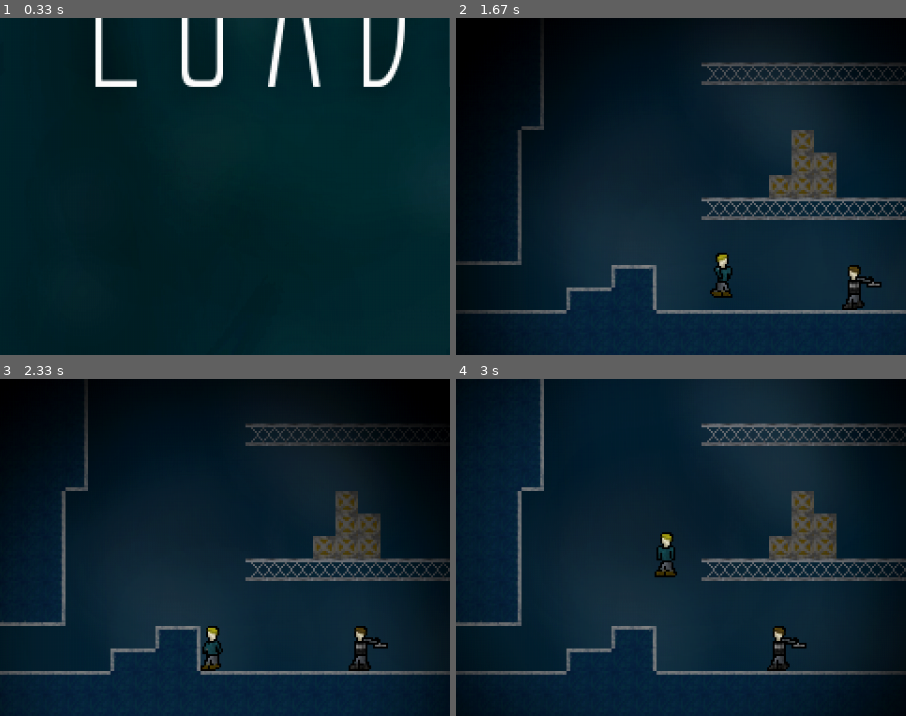
Above: before the commit, frames 1-4 (two rows, left to right).
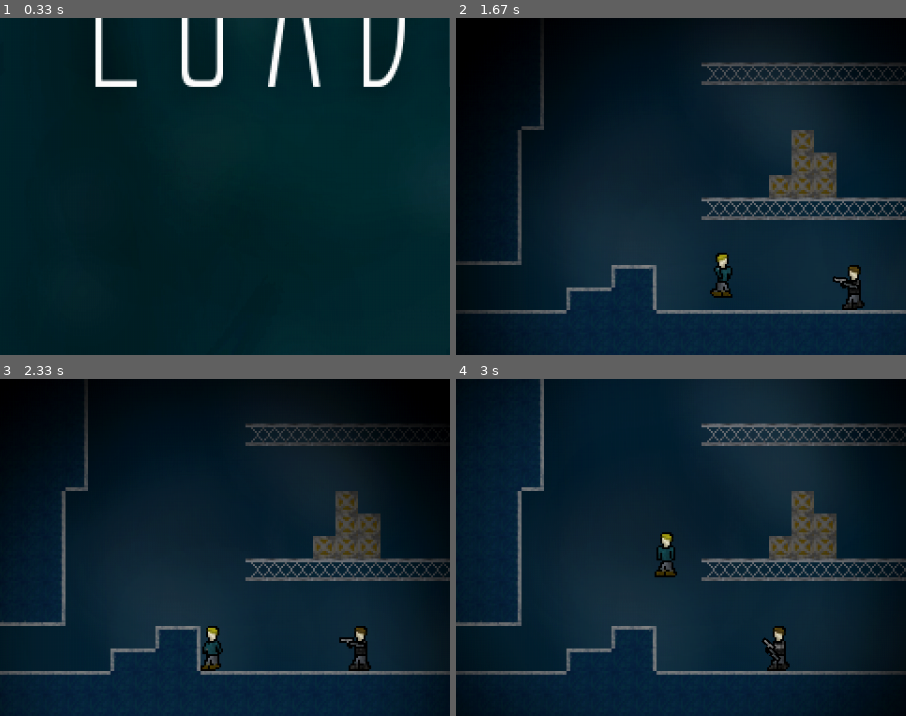
Above: after the commit, the same moments.

Repository: Sigton/stealth
Game: pygame game, started from source/main.py
Two runs of this game, one before a commit and one after it. Both use one fixed random seed, a clock stepped at 60 frames per second and the inputs below.
Inputs:
- Up to frame 1 (0.33 s): no input
- Up to frame 2 (1.67 s): hold Right 0.33-0.8 s; hold Up 0.83-1.13 s; hold Right 1.17-1.63 s
- Up to frame 3 (2.33 s): hold Left 1.67-2.2 s; hold Left from 2.23 s (still down)
- Up to frame 4 (3 s): release Left at 2.63 s; hold Up from 2.67 s (still down)
The pictures show only the part of the screen within x 0-50%, y 50-100%; the shares and areas given below are measured in that part.

Frame 1 is identical in both runs. In frame 2, 0.2% of the frame differs, in the area x 83-95%, y 76-81%; in frame 3, 0.2%; in frame 4, 0.2%.

Commit message:
Image now rotates correctly

Diff:
--- a/source/arms.py
+++ b/source/arms.py
@@ -30,7 +30,7 @@
         if self.guard.direction == "R":
             self.rect.x = self.guard.rect.x + self.guard.rect.width / 4
         else:
-            self.rect.x = self.guard.rect.x + self.guard.rect.width * 0.6
+            self.rect.x = self.guard.rect.x + self.guard.rect.width * -0.4
         self.rect.y = self.guard.rect.y + self.guard.rect.height / 4
 
         if self.guard.direction == "R":
@@ -46,4 +46,6 @@
         rads = math.atan2(-dy, dx)
         rads %= 2 * math.pi
         degrees = math.degrees(rads)
-        print(degrees)
+        degrees = (degrees + 180) % 360
+
+        self.image = pygame.transform.rotate(self.image, degrees)
